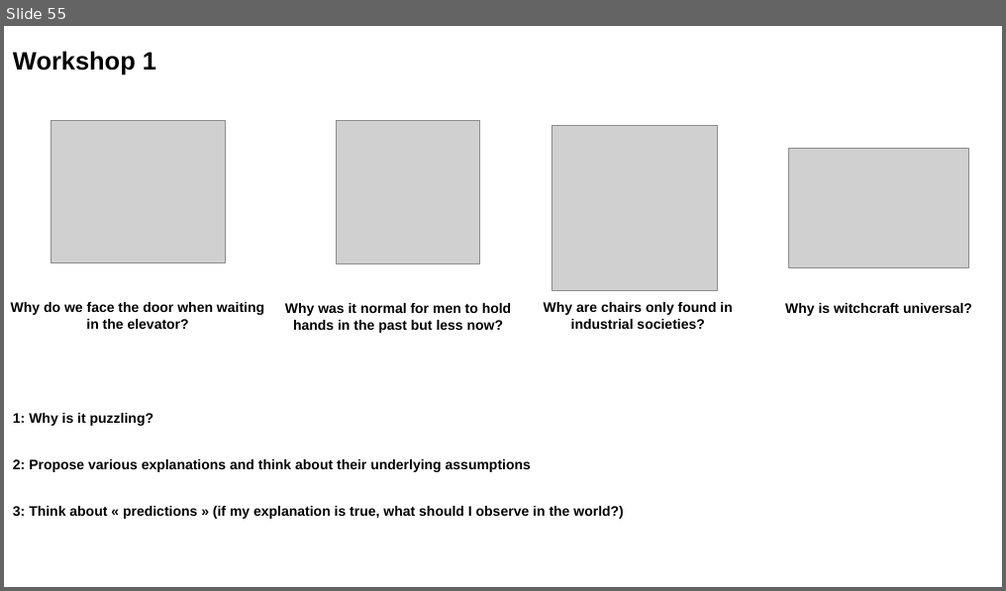
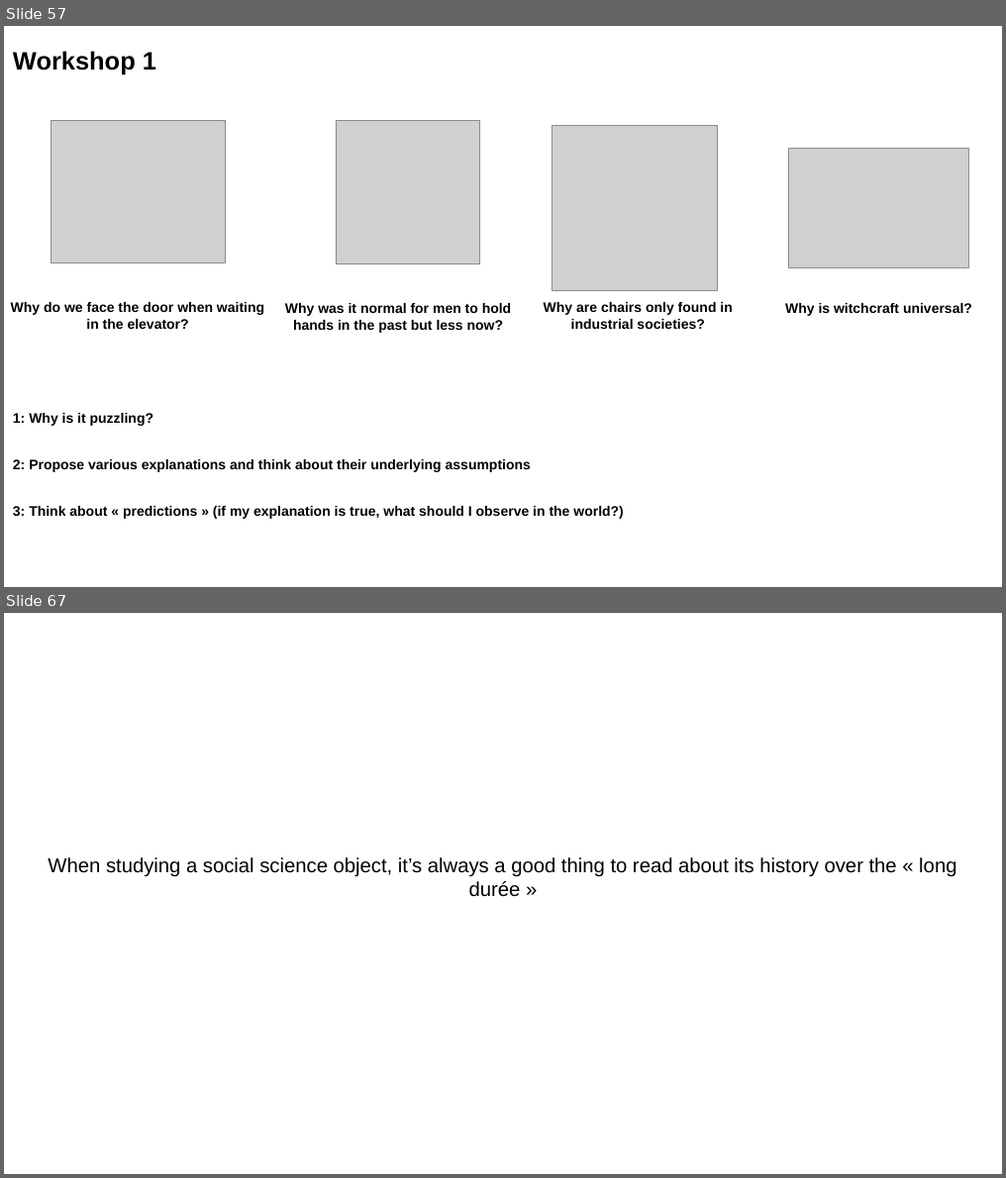
Before and after one commit to aminelasso/SOC501-2026, a slide deck: Week 1/Week 1.pptx. Shown one above the other, each under a label of ours: slide 55 before the commit, slides 57 and 67 after it; the slides between them are not shown. The pictures are 1006x591 and 1006x1178 pixels, drawn with LibreOffice and Linux fonts; fonts in the diff are those of the drawing; grey boxes stand for pictures. Boxes give left, top, right and bottom in pixels: in the first picture for what was removed or moved away, otherwise in the second. Text is boxed around its words. In the diff, an @@ line names an element or a change of style, - is before the commit and + after.

```diff
--- a/Week 1/Week 1.pptx
+++ b/Week 1/Week 1.pptx
@@ slide 67 added at bbox=[4, 613, 1002, 1174], background #FFFFFF @@
@@ text added at bbox=[48, 858, 956, 897], 16 pt, text #000000 @@
+When studying a social science object, it’s always a good thing to read about its history over the « long durée »
@@ what was slide 55 is now slide 57 @@
```
Also in this commit, not shown: 3 slides changed, 35 other slides added, 1 slide removed, 2 other files.
